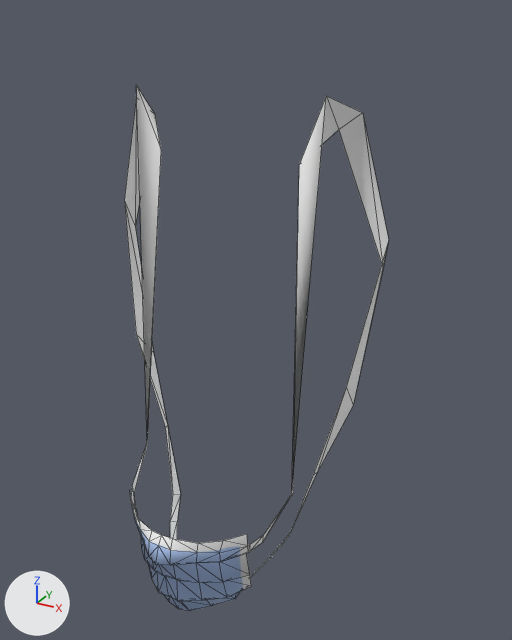
A saved change to the glTF model public/models/makehuman/acc/fem/barbijo.gltf.
Before and after are seen from a 50 mm camera at (0.249, -0.463, 1.806) aimed at (0.029, -0.063, 1.606). Every picture has the same lights, and +X, +Y and +Z are marked at lower left. The picture after the commit comes second. Both versions are drawn at full value of the shape key 'a_orejasConejo' of 'fem_acc_barbijo'; the numbers are the values there. Mesh edges are drawn as thin lines. Vertices at exactly the same position are counted once.

Objects in the first picture: 'fem_acc_barbijo'.
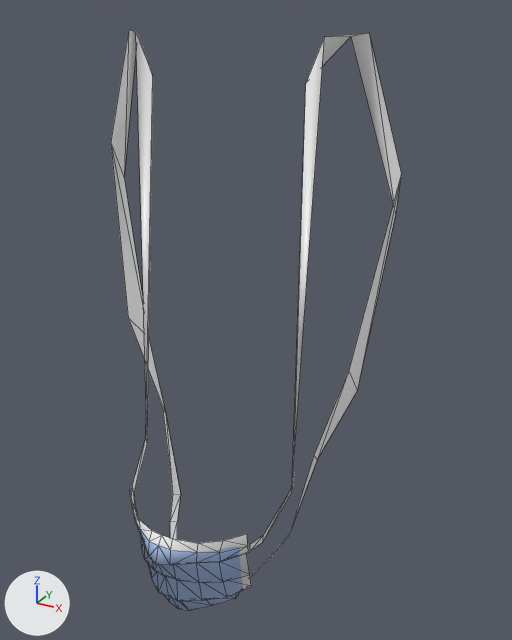
What differs and where, as boxes (x1, y1, x2, y2) in the pictures (512 x 640 px; the box of a moved part takes in the faces that stretch with it):
'fem_acc_barbijo', reshaped (9% wider, 11% taller): before (124, 85, 389, 611); after (111, 29, 401, 611)
part 1 of me_munskydd_006, moved or reshaped: before (124, 85, 389, 534); after (111, 29, 401, 534)

What the commit changed:
me_munskydd_006 is used by ob_fem_acc_barbijo; location (0.0, 0.0, 0.0).
me_munskydd_006 had 139 vertices, 204 faces and spanned x -0.109..0.109, y -0.156..-0.021, z 1.381..1.758.
me_munskydd_006 now has 139 vertices, 204 faces and spans x -0.115..0.115, y -0.156..-0.023, z 1.381..1.793.
Part 1, on me_munskydd_006:
Vertex 18 of me_munskydd_006 moves from (-0.066, -0.075, 1.479) at pixel (147, 444) to (-0.066, -0.075, 1.48) at pixel (147, 444).
Vertex 19 of me_munskydd_006 moves from (-0.067, -0.074, 1.479) at pixel (146, 443) to (-0.067, -0.074, 1.486) at pixel (145, 437).
Vertex 20 of me_munskydd_006 moves from (-0.071, -0.051, 1.758) at pixel (136, 84) to (-0.069, -0.052, 1.791) at pixel (135, 32).
Vertex 21 of me_munskydd_006 moves from (-0.054, -0.05, 1.715) at pixel (161, 150) to (-0.057, -0.051, 1.764) at pixel (152, 75).
Vertex 22 of me_munskydd_006 moves from (-0.088, -0.031, 1.747) at pixel (136, 97) to (-0.089, -0.033, 1.793) at pixel (128, 29).
Vertex 23 of me_munskydd_006 moves from (-0.072, -0.031, 1.735) at pixel (155, 114) to (-0.079, -0.036, 1.791) at pixel (137, 32).
Vertex 24 of me_munskydd_006 moves from (-0.109, -0.027, 1.667) at pixel (124, 200) to (-0.115, -0.031, 1.712) at pixel (110, 142).
Vertex 25 of me_munskydd_006 moves from (-0.105, -0.021, 1.644) at pixel (135, 226) to (-0.111, -0.023, 1.683) at pixel (124, 178).
Vertex 26 of me_munskydd_006 moves from (-0.093, -0.046, 1.561) at pixel (136, 334) to (-0.095, -0.05, 1.577) at pixel (128, 317).
Vertex 27 of me_munskydd_006 moves from (-0.091, -0.026, 1.536) at pixel (153, 352) to (-0.094, -0.027, 1.549) at pixel (148, 338).
Vertex 28 of me_munskydd_006 moves from (-0.069, -0.044, 1.478) at pixel (165, 427) to (-0.07, -0.046, 1.496) at pixel (162, 409).
Vertex 29 of me_munskydd_006 moves from (-0.071, -0.039, 1.477) at pixel (167, 425) to (-0.071, -0.041, 1.49) at pixel (165, 413).
Vertex 84 of me_munskydd_006 moves from (0.066, -0.075, 1.479) at pixel (291, 493) to (0.066, -0.075, 1.48) at pixel (291, 492).
Vertex 85 of me_munskydd_006 moves from (0.067, -0.074, 1.479) at pixel (293, 492) to (0.067, -0.074, 1.486) at pixel (293, 485).
Vertex 86 of me_munskydd_006 moves from (0.071, -0.051, 1.758) at pixel (326, 95) to (0.069, -0.052, 1.791) at pixel (324, 36).
Vertex 87 of me_munskydd_006 moves from (0.054, -0.05, 1.715) at pixel (299, 164) to (0.057, -0.051, 1.764) at pixel (305, 83).
Vertex 88 of me_munskydd_006 moves from (0.088, -0.031, 1.747) at pixel (362, 112) to (0.089, -0.033, 1.793) at pixel (369, 32).
Vertex 89 of me_munskydd_006 moves from (0.072, -0.031, 1.735) at pixel (338, 129) to (0.079, -0.036, 1.791) at pixel (350, 36).
Vertex 90 of me_munskydd_006 moves from (0.109, -0.027, 1.667) at pixel (388, 239) to (0.115, -0.031, 1.712) at pixel (401, 173).
Vertex 91 of me_munskydd_006 moves from (0.105, -0.021, 1.644) at pixel (383, 268) to (0.111, -0.023, 1.683) at pixel (395, 214).
Vertex 92 of me_munskydd_006 moves from (0.093, -0.046, 1.561) at pixel (346, 387) to (0.095, -0.05, 1.577) at pixel (348, 370).
Vertex 93 of me_munskydd_006 moves from (0.091, -0.026, 1.536) at pixel (353, 405) to (0.094, -0.027, 1.549) at pixel (357, 390).
Vertex 94 of me_munskydd_006 moves from (0.069, -0.044, 1.478) at pixel (313, 474) to (0.07, -0.046, 1.496) at pixel (313, 455).
Vertex 95 of me_munskydd_006 moves from (0.071, -0.039, 1.477) at pixel (317, 472) to (0.071, -0.041, 1.49) at pixel (317, 459).
